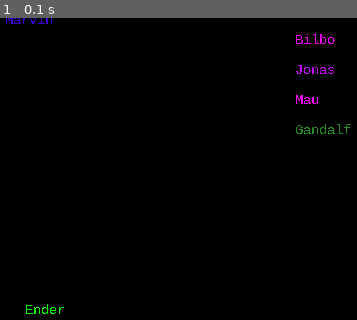
Above: before the commit, frame 1.
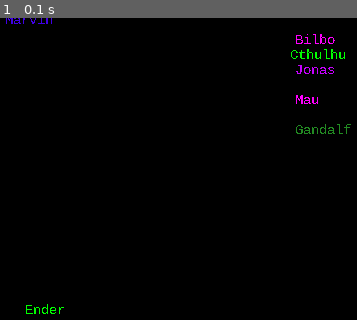
Above: after the commit, the same moment.

Repository: fractal13/4h-pygame-git-example
Game: pygame game, started from src/main.py
Same seed, same stepped clock (60 frames per second), same inputs: the game is played once before the commit and once after it. The source is Python 2; it was converted automatically to run under Python 3.
Inputs:
- Up to frame 1 (0.1 s): no input

The runs differ from the first frame. In frame 1, 0.1% of the frame differs, in the area x 81-97%, y 10-14%.

Commit message:
add cthulhu again.

Diff:
--- a/src/main.py
+++ b/src/main.py
@@ -56,6 +56,8 @@
         self.drawTextLeft(surface, "Gandalf", (34, 139, 34), 300, 120, self.font)
 
         self.drawTextLeft(surface, "Ender", (0, 255, 0), 30, 300, self.font)
+
+        self.drawTextLeft(surface, "Cthulhu", (0, 255, 0), 295, 45, self.font)
         return
 
 
